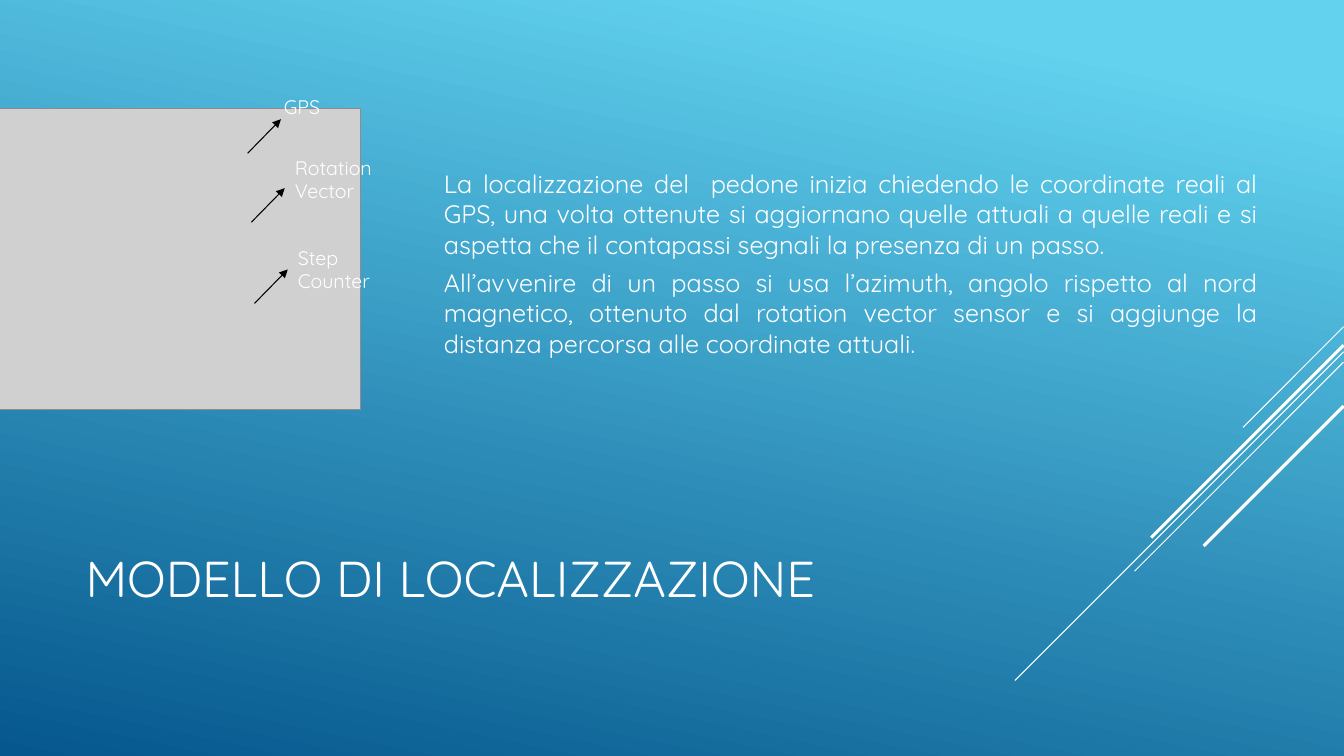
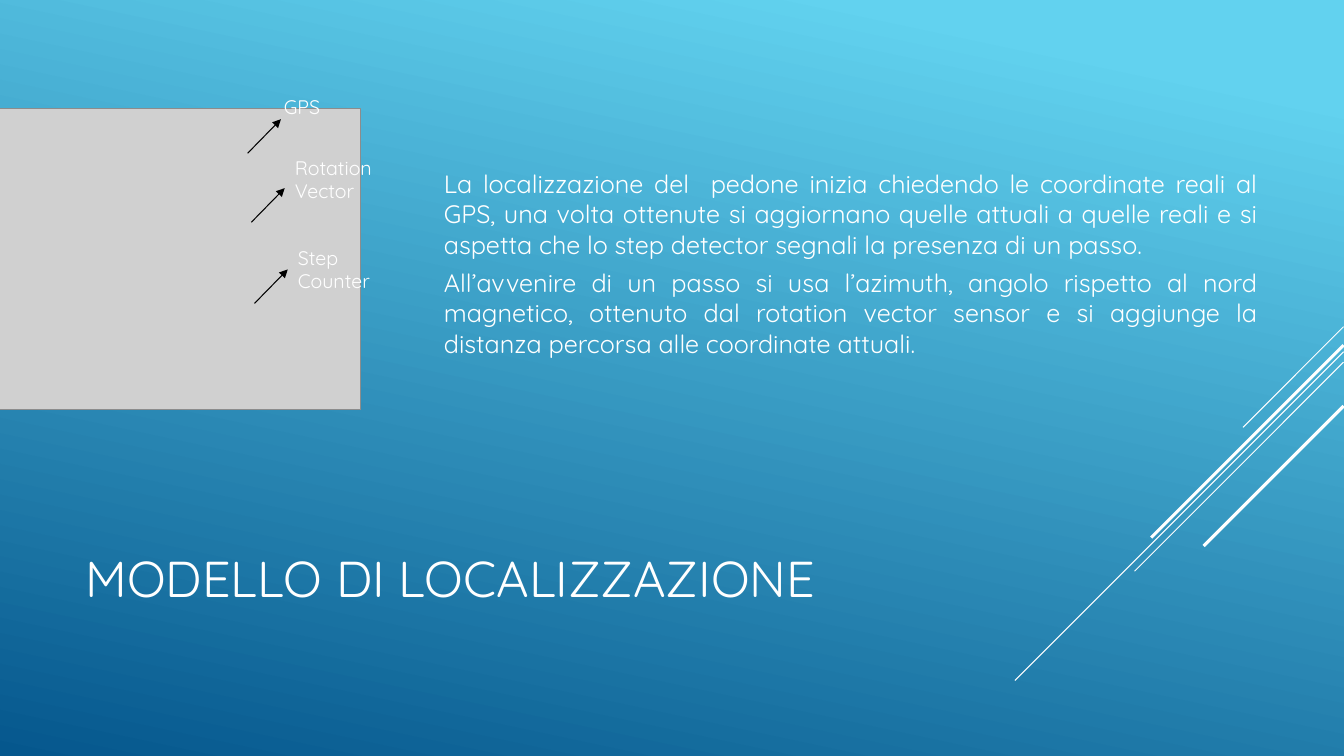
Before and after one commit to Siber93/CarAlertSystem, a slide deck: slide 12 of doc/Vehicles_VS_Humans.pptx. Drawn at 1344x756 pixels with LibreOffice and Linux fonts; fonts in the diff are those of the drawing; grey boxes stand for pictures. Boxes give left, top, right and bottom in pixels: in the first picture for what was removed or moved away, otherwise in the second. Text is boxed around its words. In the diff, an @@ line names an element or a change of style, - is before the commit and + after.

```diff
--- a/doc/Vehicles_VS_Humans.pptx
+++ b/doc/Vehicles_VS_Humans.pptx
@@ text at [444, 174, 1257, 259]: text changed @@
-La localizzazione del pedone inizia chiedendo le coordinate reali al GPS, una volta ottenute si aggiornano quelle attuali a quelle reali e si aspetta che il contapassi segnali la presenza di un passo.
+La localizzazione del pedone inizia chiedendo le coordinate reali al GPS, una volta ottenute si aggiornano quelle attuali a quelle reali e si aspetta che lo step detector segnali la presenza di un passo.
```
Also in this commit, not shown: 4 other slides changed, 1 slide added, 2 slides removed, 1 other file.
